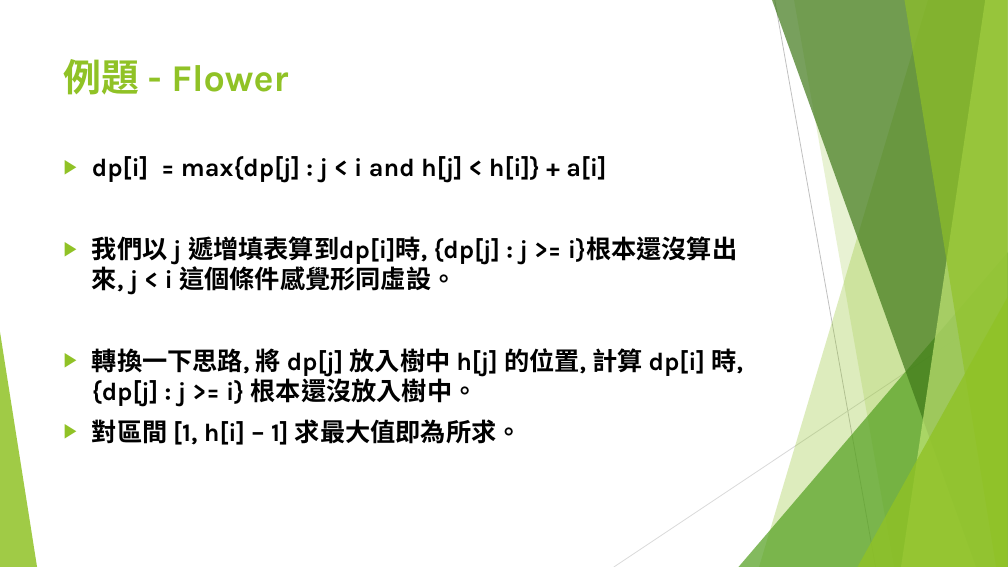
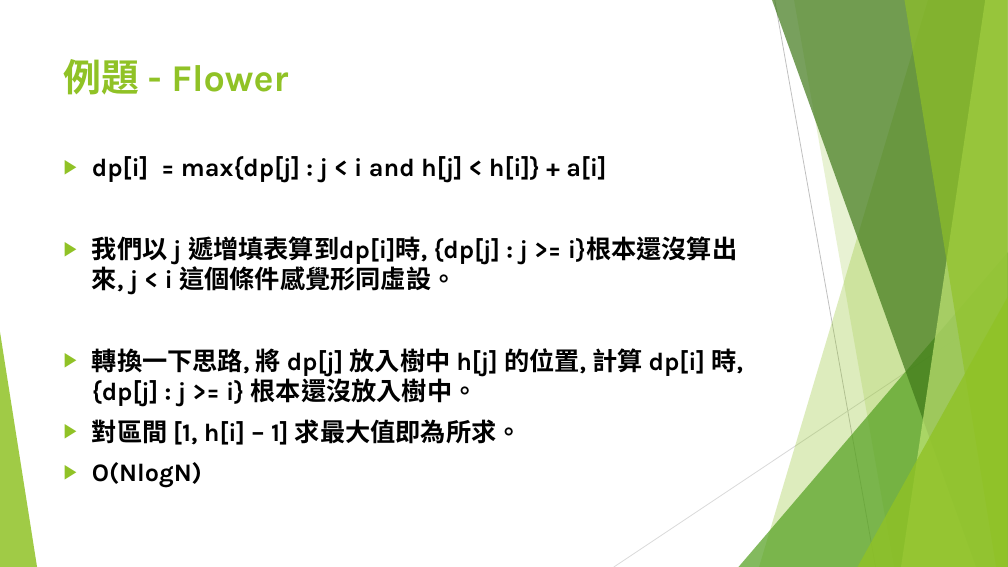
Before and after one commit to S920105123/DP2, a slide deck: slide 72 of presentation/進階動態規劃.pptx. Drawn at 1008x567 pixels with LibreOffice and Linux fonts; fonts in the diff are those of the drawing. Boxes give left, top, right and bottom in pixels: in the first picture for what was removed or moved away, otherwise in the second. Text is boxed around its words. In the diff, an @@ line names an element or a change of style, - is before the commit and + after.

```diff
--- a/presentation/進階動態規劃.pptx
+++ b/presentation/進階動態規劃.pptx
@@ text at [92,462,202,488]: paragraph added @@
+▶ O(NlogN)
```
Also in this commit, not shown: 2 other slides changed, 9 slides added.
